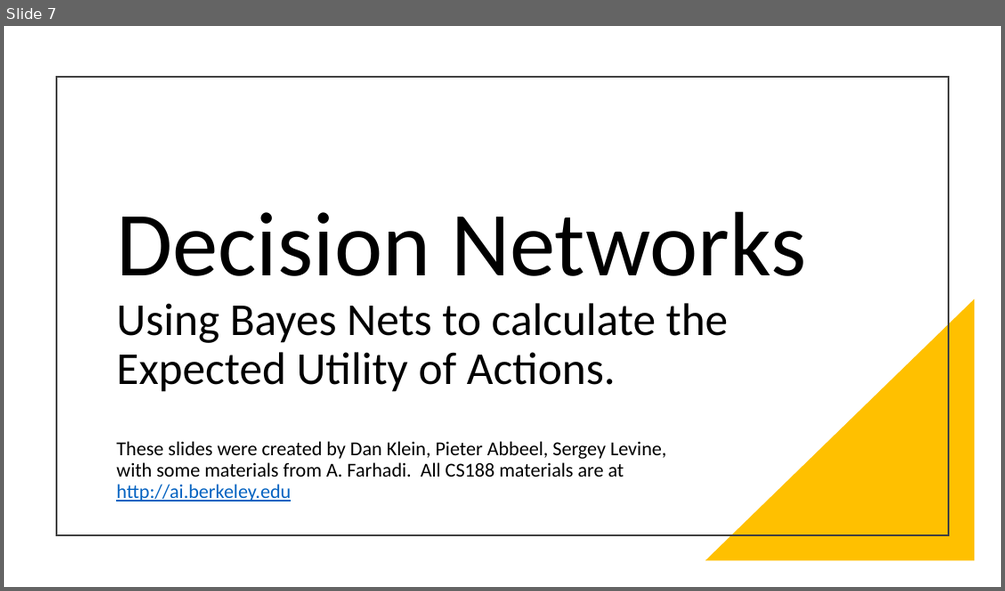
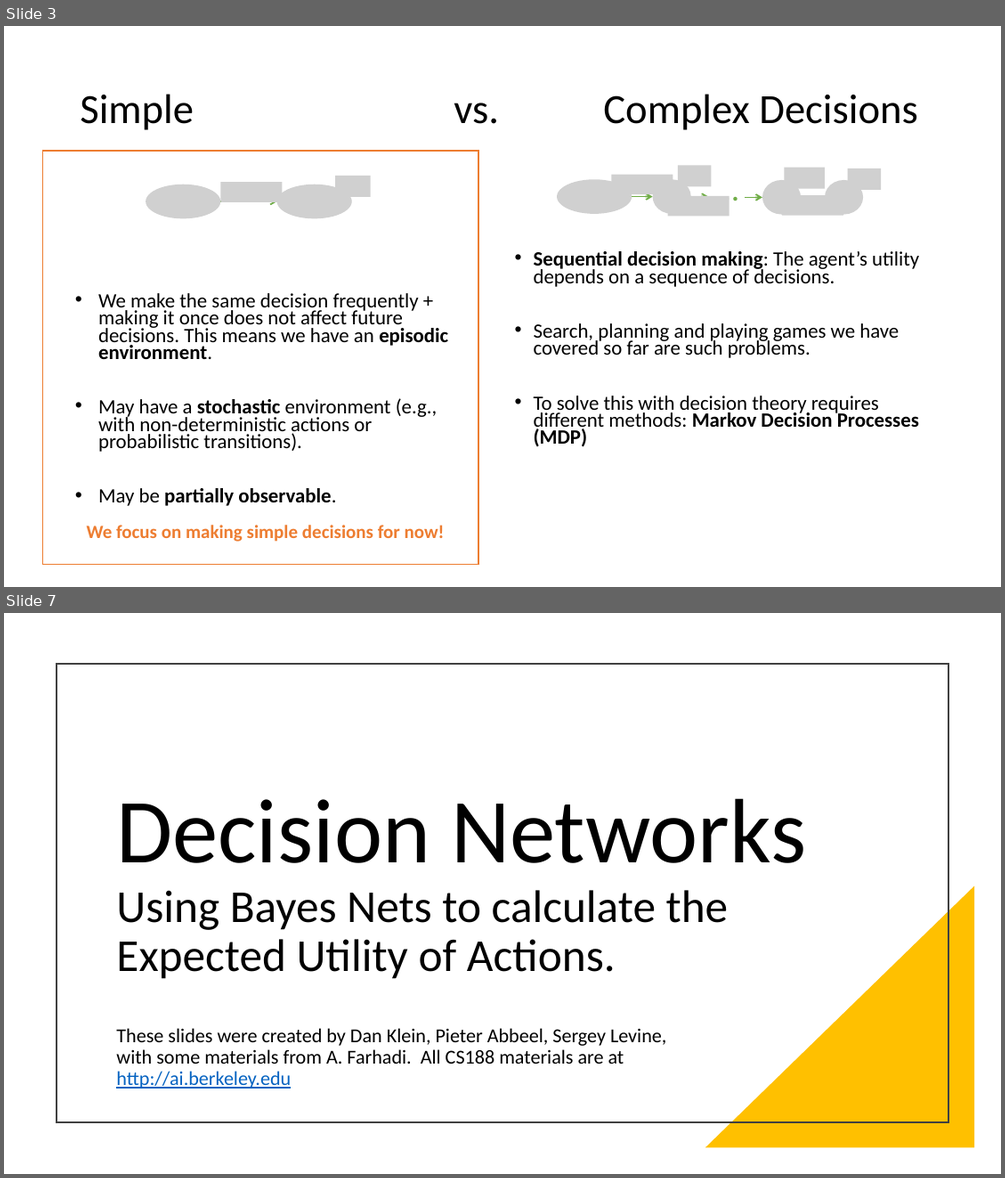
Before and after one commit to mhahsler/CS7320-AI, a slide deck: slides/16_decision_making.pptx. Shown one above the other, each under a label of ours: slide 7 before the commit, slides 3 and 7 after it; the slides between them are not shown. The pictures are 1005x591 and 1005x1178 pixels, drawn with LibreOffice and Linux fonts; fonts in the diff are those of the drawing; grey boxes stand for pictures. Boxes give left, top, right and bottom in pixels: in the first picture for what was removed or moved away, otherwise in the second. Text is boxed around its words. In the diff, an @@ line names an element or a change of style, - is before the commit and + after.

```diff
--- a/slides/16_decision_making.pptx
+++ b/slides/16_decision_making.pptx
@@ slide 3 added at bbox=[4, 26, 1001, 587], background #FFFFFF @@
@@ title added at bbox=[80, 94, 917, 130], 40 pt, text #000000 @@
+Simple vs. Complex Decisions
@@ rectangle added at bbox=[43, 151, 479, 564], outline #ED7D31 1 pt @@
@@ group added at bbox=[146, 176, 371, 219]: 4 pictures, 1 arrow @@
@@ group added at bbox=[557, 164, 882, 216]: 10 pictures, 3 arrows, 1 text @@
+…
@@ text added at bbox=[534, 251, 919, 447], 19.6 pt, text #000000 @@
+• Sequential decision making: The agent’s utility depends on a sequence of decisions.
+• Search, planning and playing games we have covered so far are such problems.
+• To solve this with decision theory requires different methods: Markov Decision Processes (MDP)
@@ text added at bbox=[98, 293, 448, 506], 19.6 pt, text #000000 @@
+• We make the same decision frequently + making it once does not affect future decisions. This means we have an episodic environment.
+• May have a stochastic environment (e.g., with non-deterministic actions or probabilistic transitions).
+• May be partially observable.
@@ text added at bbox=[87, 524, 445, 541], 18 pt, text #ED7D31, bold @@
+We focus on making simple decisions for now!
```
Also in this commit, not shown: 6 slides changed, 1 slide removed, 3 other files.
